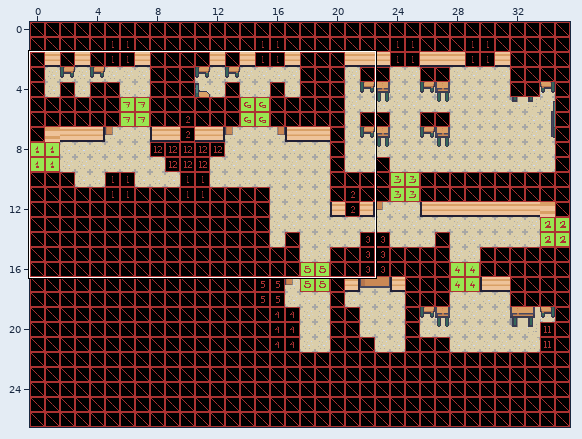
A Tiled map gets an edit: ASSETS/MAPS/floor2.tmx. The first picture is a wide view before the edit; the outline marks the close-up.
Close-up. The starting point:
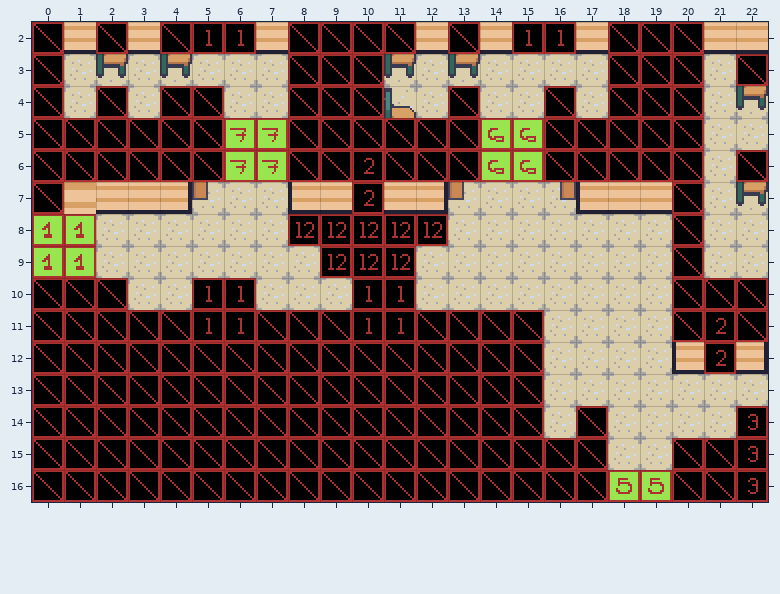
Cells are 16x16 px. Shown: x 0..22, y 2..16. Tiles whose own drawing changed are shown in their newer look in all pictures.
New version:
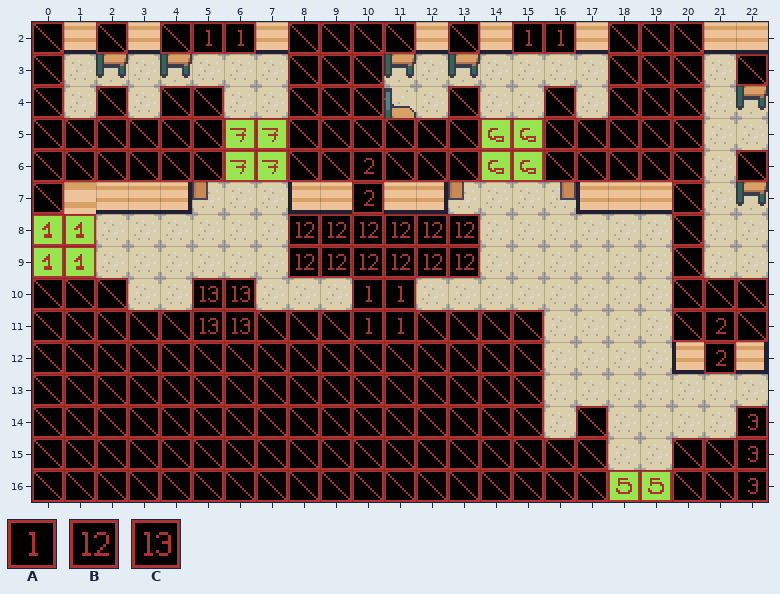
Key: from "HOTSPOT": A 0, B 11, C 12.
_ is an empty cell.
The edit:
Layer "Hotspot":
y 8: x 13 _ -> B
y 9: x 8 _ -> B; x 12..13 __ -> BB
y 10..11: x 5..6 AA -> CC
